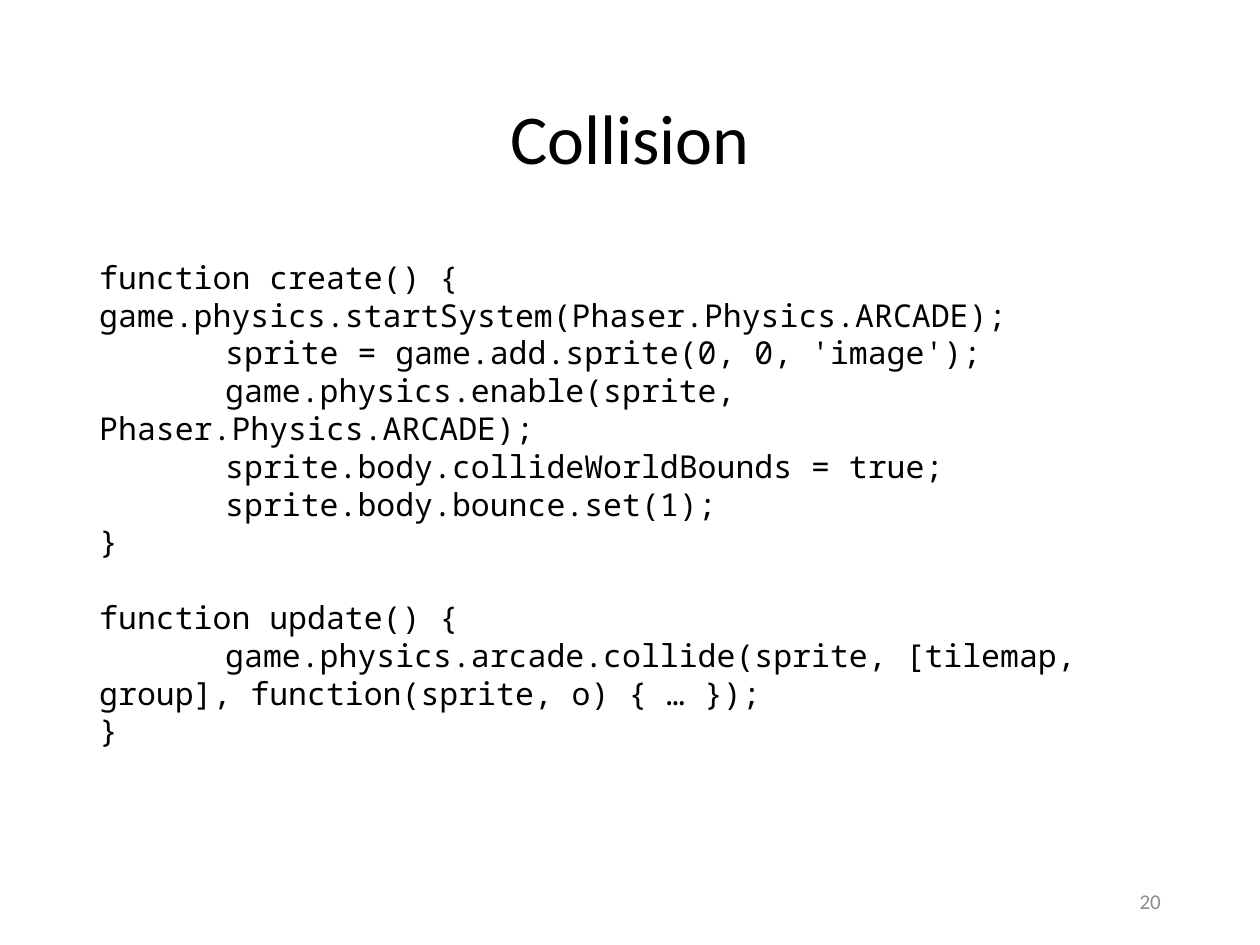
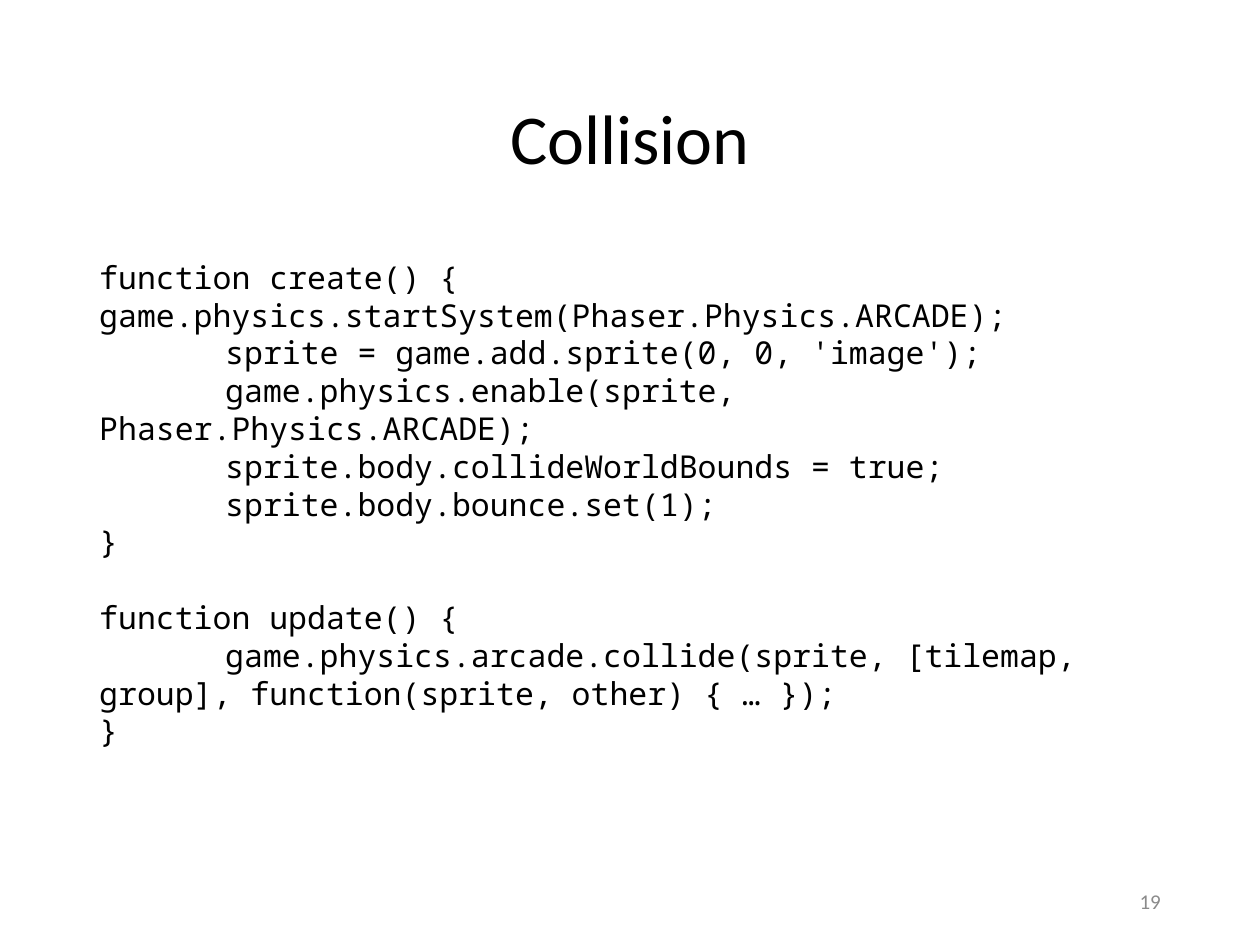
Before and after one commit to Lotti/codemotion2014, a slide deck: slide 19 of codemotion.pptx (slide 20 before the commit). Drawn at 1260x945 pixels with LibreOffice and Linux fonts; fonts in the diff are those of the drawing; background and template pictures are left out. Boxes give left, top, right and bottom in pixels: in the first picture for what was removed or moved away, otherwise in the second. Text is boxed around its words. In the diff, an @@ line names an element or a change of style, - is before the commit and + after.

Commit message:
cambiata slide game loop aggiunto riferimento a hello phaser

```diff
--- a/codemotion.pptx
+++ b/codemotion.pptx
@@ text at <box>99,643,1076,713</box>: text changed @@
-game.physics.arcade.collide(sprite, [tilemap, group], function(sprite, o) { … });
+game.physics.arcade.collide(sprite, [tilemap, group], function(sprite, other) { … });
@@ page number at <box>1140,895,1161,909</box>: text changed @@
-20
+19
```
Also in this commit, not shown: 4 other slides changed, 1 slide removed, 2 other files.
